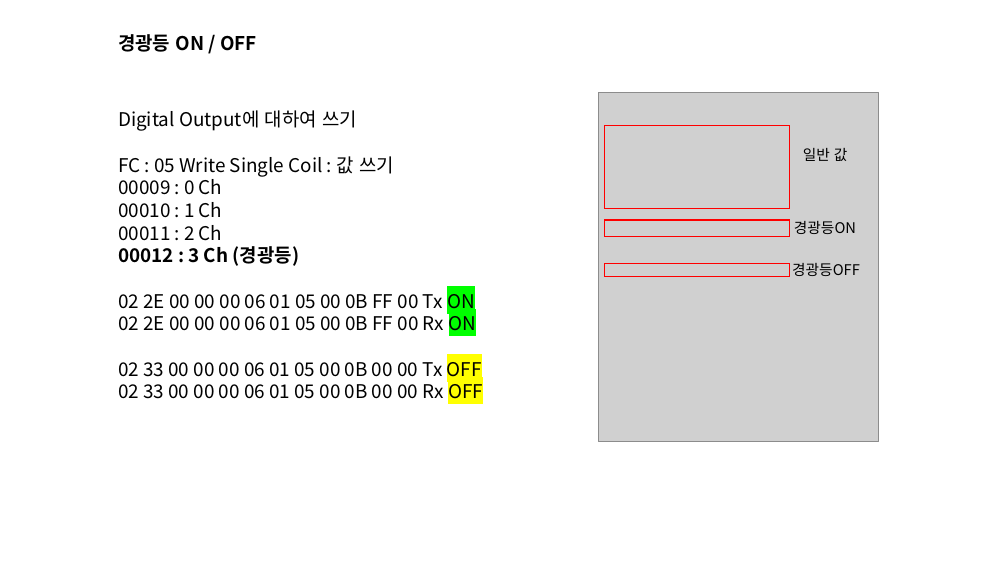
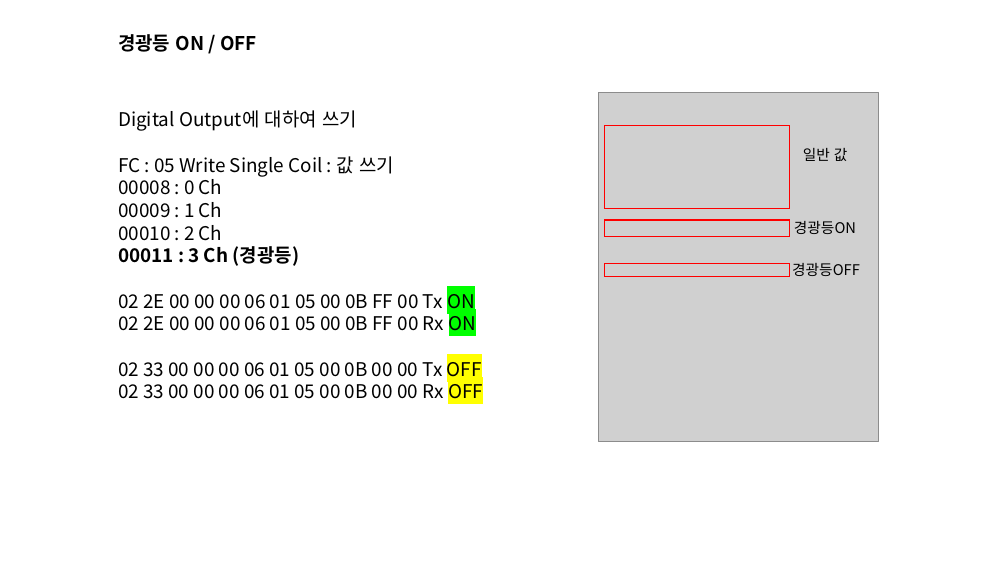
Before and after one commit to jhg01271/cctv_fastapi, a slide deck: slide 3 of docs/경광등_Device_데이타_자료.pptx. Drawn at 1008x567 pixels with LibreOffice and Linux fonts; fonts in the diff are those of the drawing; grey boxes stand for pictures. Boxes give left, top, right and bottom in pixels: in the first picture for what was removed or moved away, otherwise in the second. Text is boxed around its words. In the diff, an @@ line names an element or a change of style, - is before the commit and + after.

```diff
--- a/docs/경광등_Device_데이타_자료.pptx
+++ b/docs/경광등_Device_데이타_자료.pptx
@@ text at (x1=118, y1=179, x2=300, y2=266): text changed @@
-00009 : 0 Ch
-00010 : 1 Ch
-00011 : 2 Ch
-00012 : 3 Ch (경광등)
+00008 : 0 Ch
+00009 : 1 Ch
+00010 : 2 Ch
+00011 : 3 Ch (경광등)
```
Also in this commit, not shown: 6 other files.
